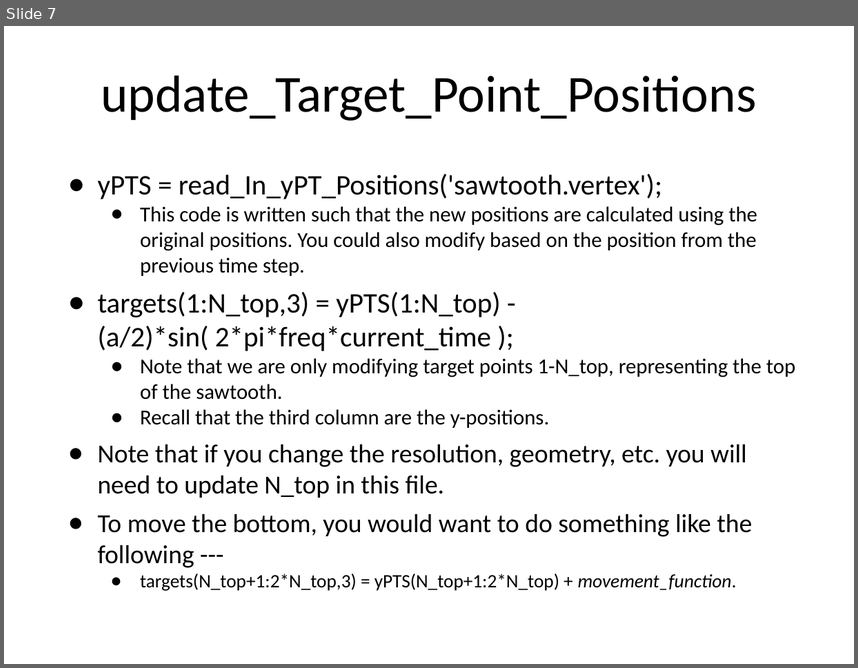
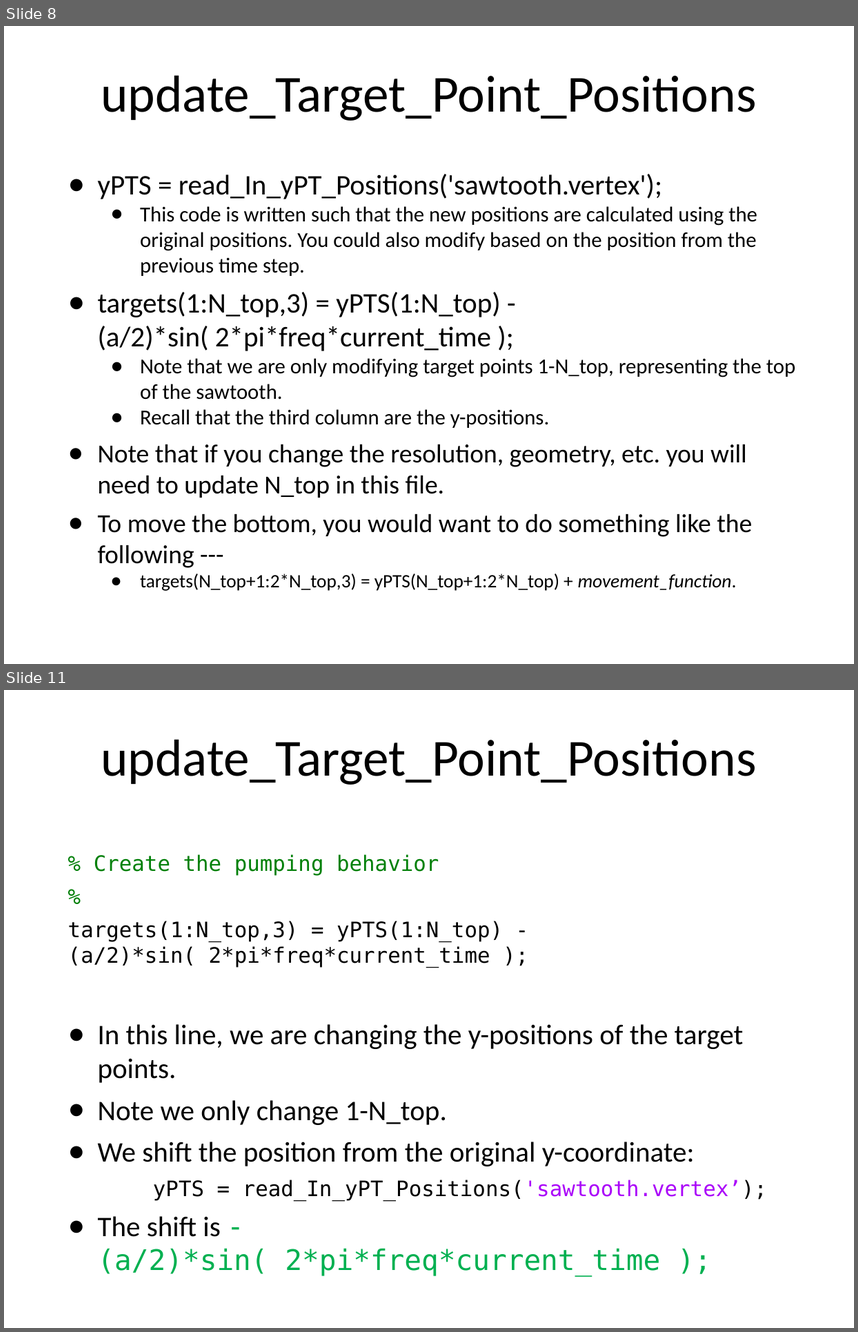
Before and after one commit to fairyflies9/IBAMR-Tutorials, a slide deck: UA Tutorials/Lecture 3 - Changing Target Positions IB2d and IBAMR.pptx. Shown one above the other, each under a label of ours: slide 7 before the commit, slides 8 and 11 after it; the slides between them are not shown. The pictures are 858x668 and 858x1332 pixels, drawn with LibreOffice and Linux fonts; fonts in the diff are those of the drawing. Boxes give left, top, right and bottom in pixels: in the first picture for what was removed or moved away, otherwise in the second. Text is boxed around its words. In the diff, an @@ line names an element or a change of style, - is before the commit and + after.

```diff
--- a/UA Tutorials/Lecture 3 - Changing Target Positions IB2d and IBAMR.pptx
+++ b/UA Tutorials/Lecture 3 - Changing Target Positions IB2d and IBAMR.pptx
@@ slide 11 added at [4, 690, 854, 1328], background #FFFFFF @@
@@ title added at [101, 739, 756, 785], 44 pt, text #000000 @@
+update_Target_Point_Positions
@@ text added at [68, 854, 767, 1276], 24 pt, text #000000 @@
+% Create the pumping behavior
+%
+targets(1:N_top,3) = yPTS(1:N_top) - (a/2)*sin( 2*pi*freq*current_time );
+● In this line, we are changing the y-positions of the target points.
+● Note we only change 1-N_top.
+● We shift the position from the original y-coordinate:
+yPTS = read_In_yPT_Positions('sawtooth.vertex’);
+● The shift is - (a/2)*sin( 2*pi*freq*current_time );
@@ what was slide 7 is now slide 8 @@
```
Also in this commit, not shown: 5 other slides added.
